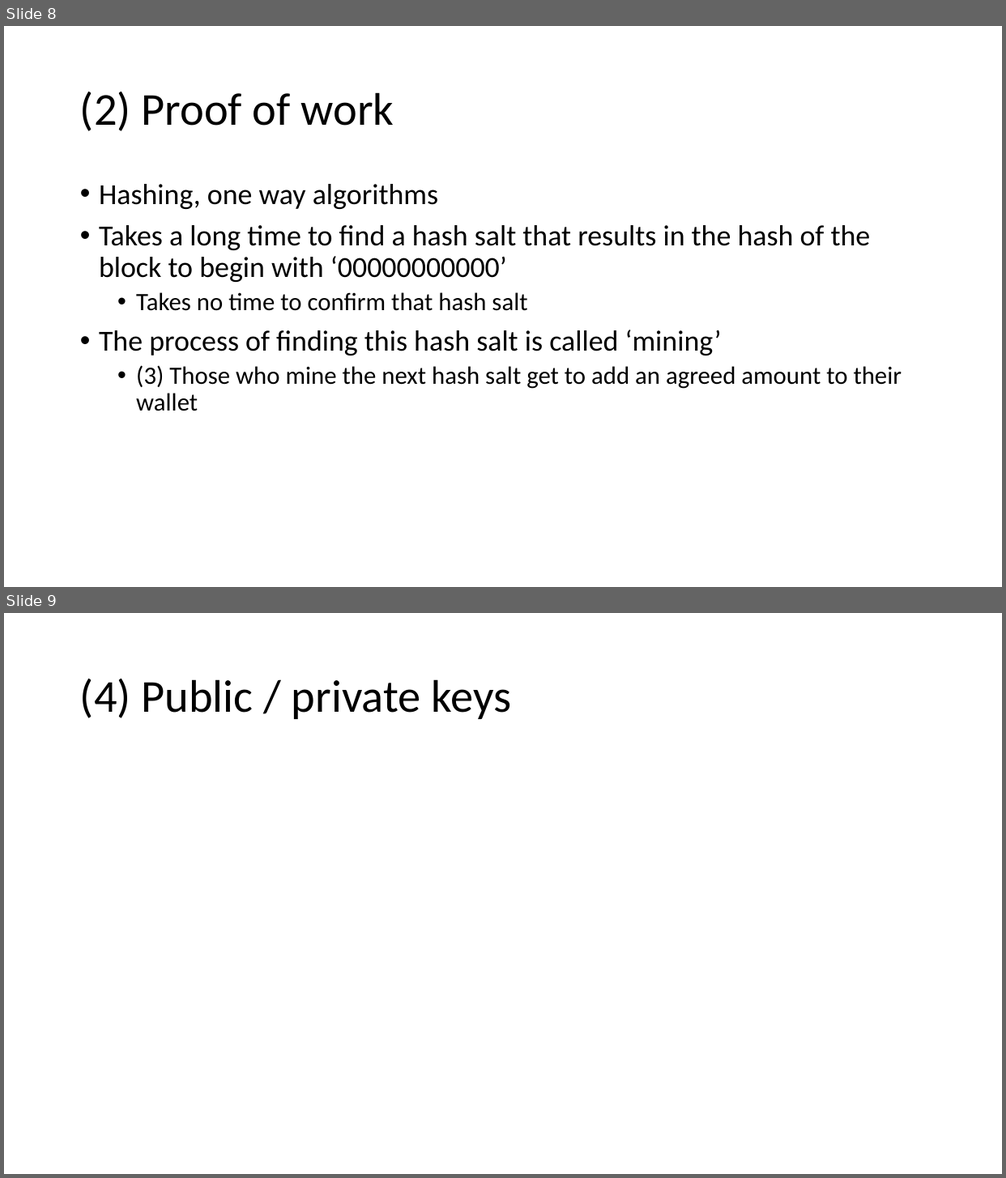
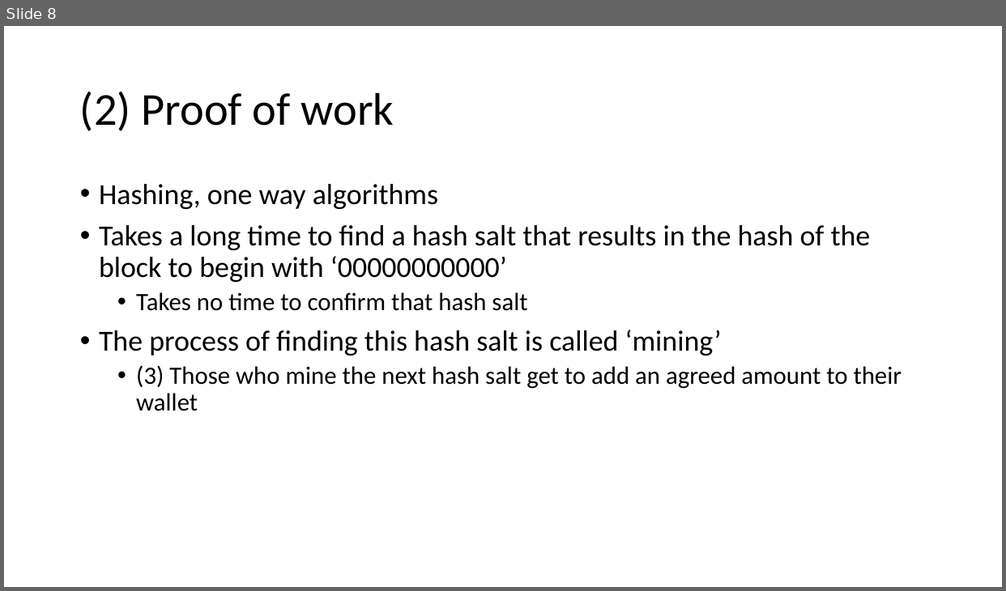
Before and after one commit to RhydianJenkins/crypto_talk, a slide deck: crypto.pptx. Shown one above the other, each under a label of ours: slides 8 and 9 before the commit, slide 8 after it. The pictures are 1006x1178 and 1006x591 pixels, drawn with LibreOffice and Linux fonts; fonts in the diff are those of the drawing. Boxes give left, top, right and bottom in pixels: in the first picture for what was removed or moved away, otherwise in the second. Text is boxed around its words. In the diff, an @@ line names an element or a change of style, - is before the commit and + after.

```diff
--- a/crypto.pptx
+++ b/crypto.pptx
@@ slide 9 removed at (4, 613, 1002, 1174), background #FFFFFF @@
@@ title removed at (80, 679, 511, 719) @@
-(4) Public / private keys
```
Also in this commit, not shown: 2 slides changed.
